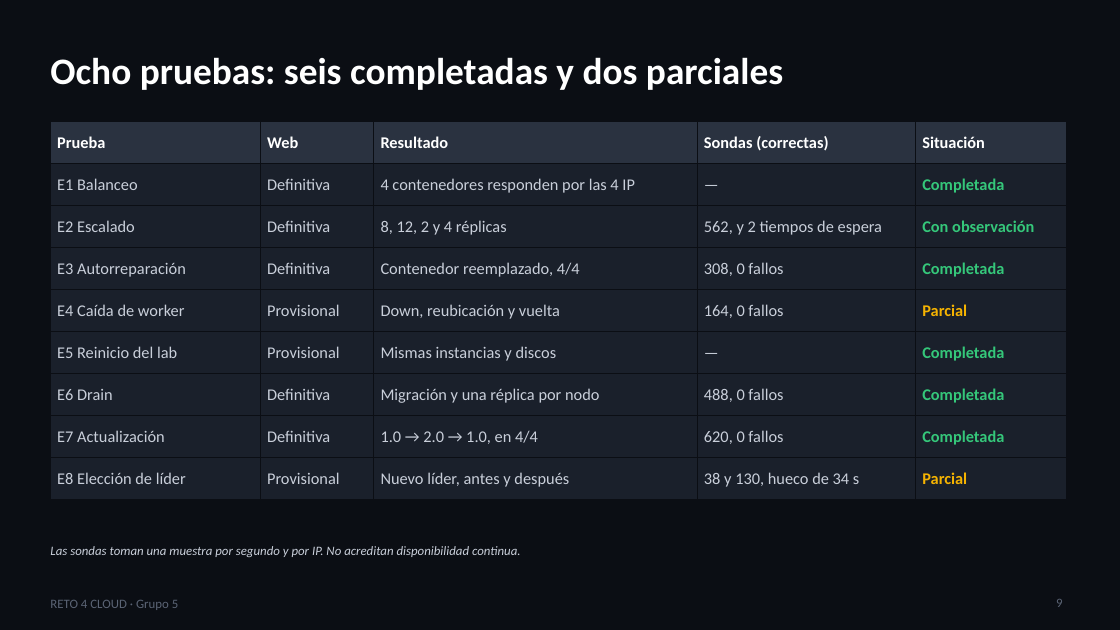
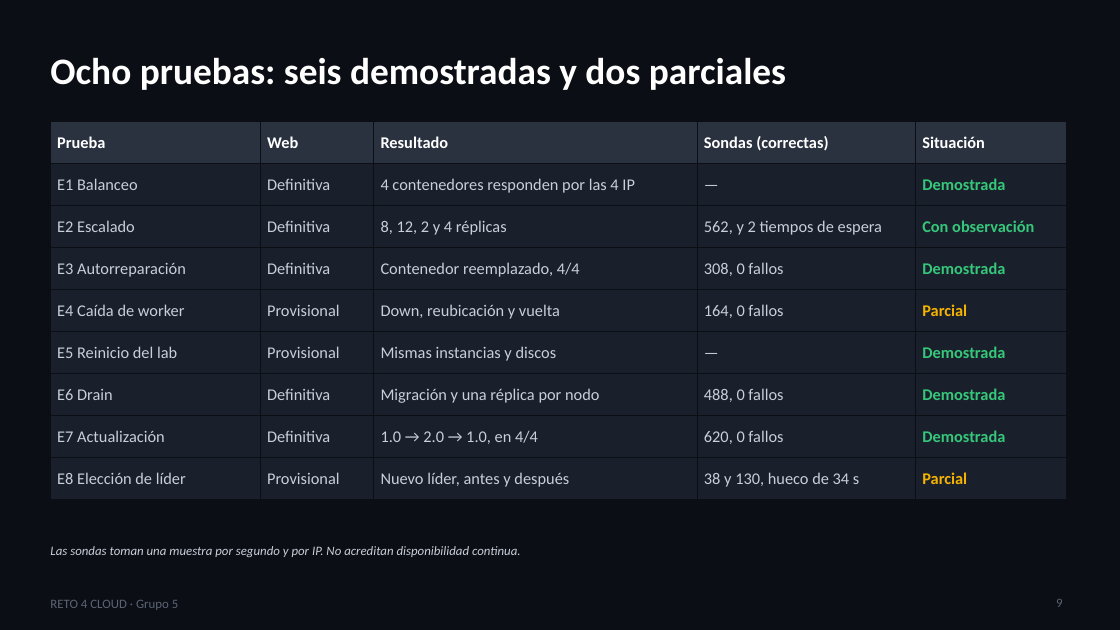
Before and after one commit to Lq922466/reto4-cloud-G5, a slide deck: slide 9 of entrega/presentacion-cloud-g5.pptx. Drawn at 1120x630 pixels with LibreOffice and Linux fonts; fonts in the diff are those of the drawing. Boxes give left, top, right and bottom in pixels: in the first picture for what was removed or moved away, otherwise in the second. Text is boxed around its words. In the diff, an @@ line names an element or a change of style, - is before the commit and + after.

```diff
--- a/entrega/presentacion-cloud-g5.pptx
+++ b/entrega/presentacion-cloud-g5.pptx
@@ title at [50,57,786,90]: text changed @@
-Ocho pruebas: seis completadas y dos parciales
+Ocho pruebas: seis demostradas y dos parciales
@@ table at [50,122,1067,491] @@
-row 2, column 5: Completada
+row 2, column 5: Demostrada
-row 4, column 5: Completada
+row 4, column 5: Demostrada
-row 6, column 5: Completada
+row 6, column 5: Demostrada
-row 7, column 5: Completada
+row 7, column 5: Demostrada
-row 8, column 5: Completada
+row 8, column 5: Demostrada
```
Also in this commit, not shown: 3 other slides changed, 1 slide added, 1 slide removed, 16 other files.
